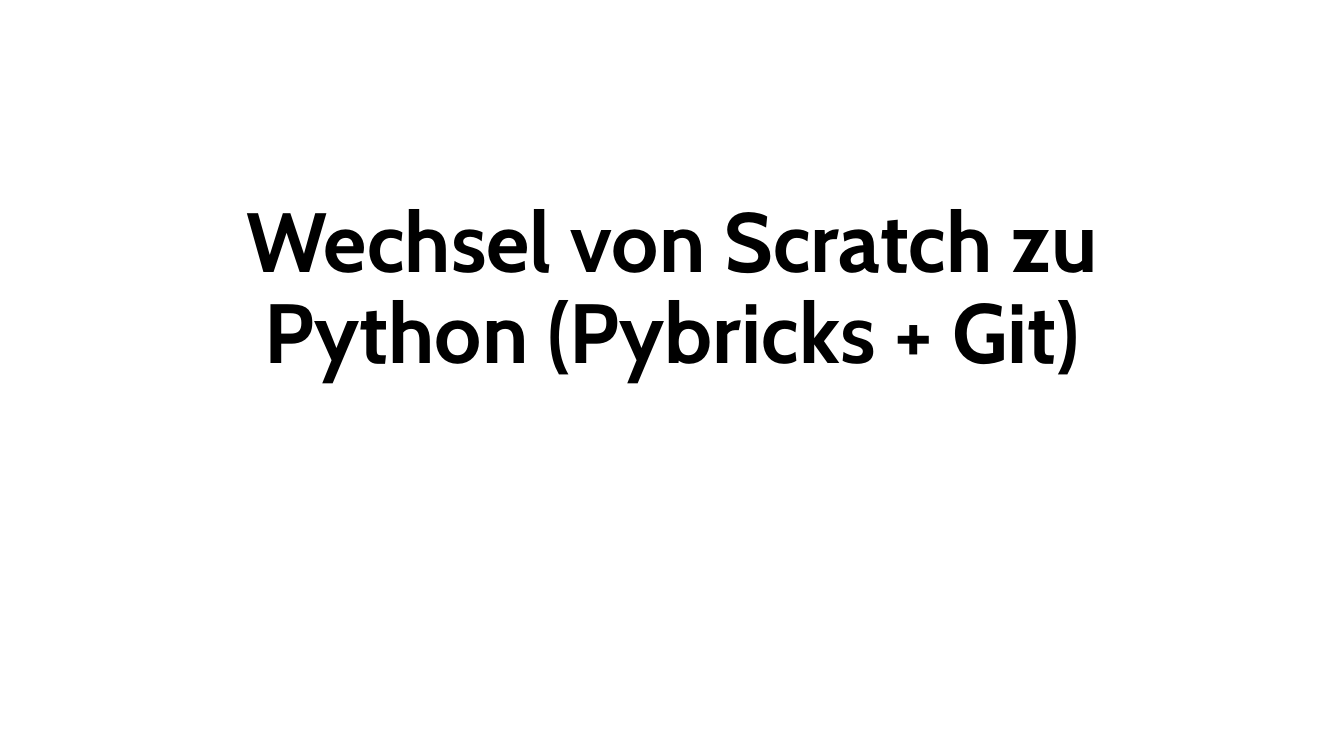
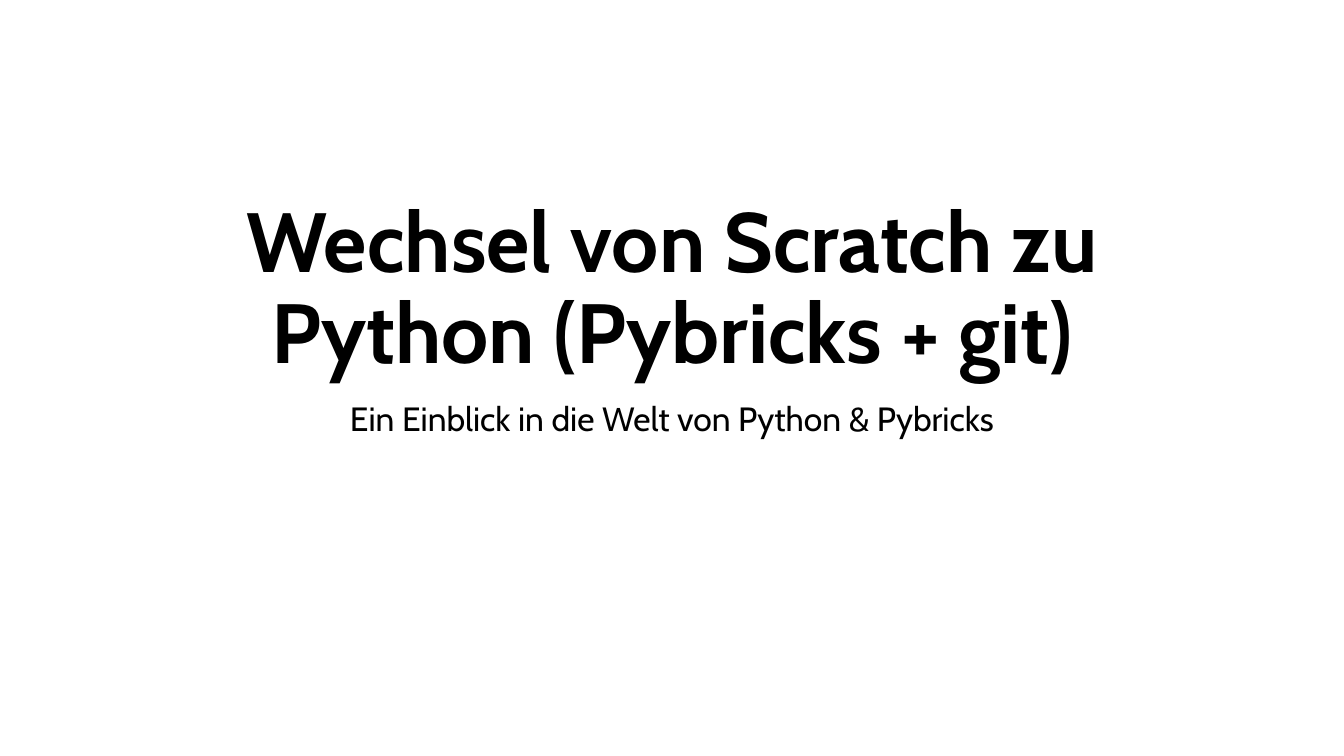
Before and after one commit to Mac-Lego-RMS/HoT_Meetup_2024, a slide deck: slide 1 of HoT-Meetup_2024_Pybricks.pptx. Drawn at 1344x756 pixels with LibreOffice and Linux fonts; fonts in the diff are those of the drawing. Boxes give left, top, right and bottom in pixels: in the first picture for what was removed or moved away, otherwise in the second. Text is boxed around its words. In the diff, an @@ line names an element or a change of style, - is before the commit and + after.

```diff
--- a/HoT-Meetup_2024_Pybricks.pptx
+++ b/HoT-Meetup_2024_Pybricks.pptx
@@ title at box(246, 209, 1098, 382): text changed @@
-Wechsel von Scratch zu Python (Pybricks + Git)
+Wechsel von Scratch zu Python (Pybricks + git)
@@ subtitle added at box(350, 405, 994, 439), 24 pt, text #000000 @@
+Ein Einblick in die Welt von Python & Pybricks
```
Also in this commit, not shown: 2 other slides changed, 16 slides added.
